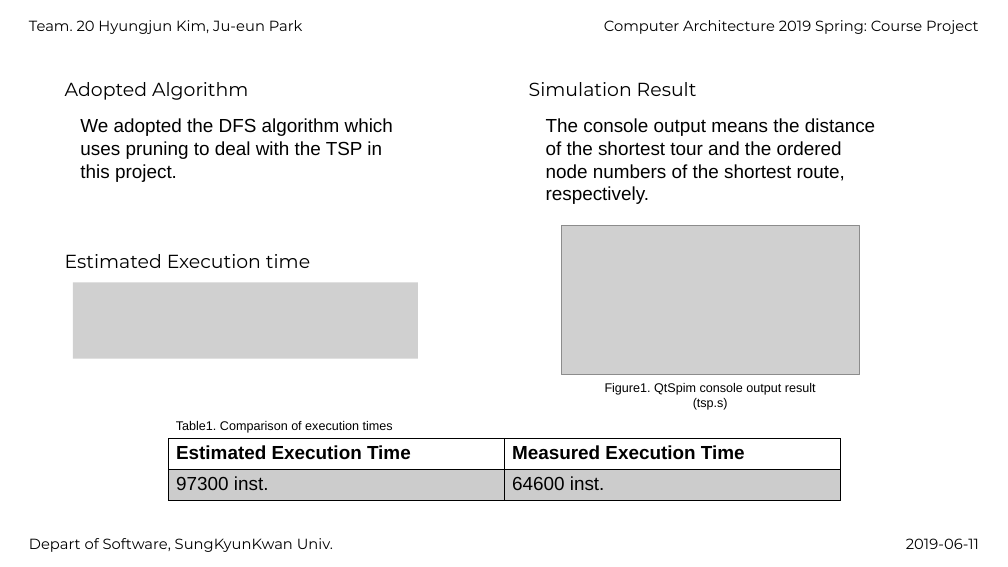
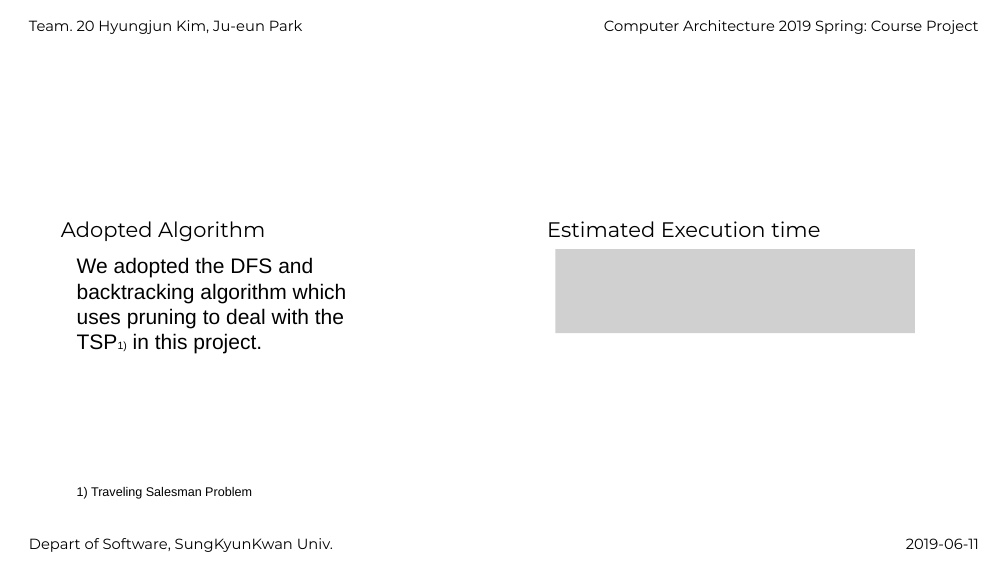
Before and after one commit to khj68/computer_architecture, a slide deck: slide 1 of team20_phase3_slide+proj_arch.pptx. Drawn at 1008x567 pixels with LibreOffice and Linux fonts; fonts in the diff are those of the drawing; grey boxes stand for pictures. Boxes give left, top, right and bottom in pixels: in the first picture for what was removed or moved away, otherwise in the second. Text is boxed around its words. In the diff, an @@ line names an element or a change of style, - is before the commit and + after.

Commit message:
update ppt

```diff
--- a/team20_phase3_slide+proj_arch.pptx
+++ b/team20_phase3_slide+proj_arch.pptx
@@ text removed at (529, 82, 697, 96) @@
-Simulation Result
@@ text removed at (546, 118, 875, 204) @@
-The console output means the distance of the shortest tour and the ordered node numbers of the shortest route, respectively.
@@ text "Adopted Algorithm": place and size @@
-text "Adopted Algorithm" at (65, 82, 248, 100)
+text "Adopted Algorithm" at (61, 221, 265, 241)
@@ text "Adopted Algorithm" at (61, 221, 265, 241): size 18 to 20 pt @@
@@ text "Estimated Execution time" at (547, 221, 820, 237): size 18 to 20 pt @@
@@ text "Estimated Execution time": place and size @@
-text "Estimated Execution time" at (65, 254, 310, 268)
+text "Estimated Execution time" at (547, 221, 820, 237)
@@ text at (77, 257, 347, 354): text changed; size 18 to 20 pt @@
-We adopted the DFS algorithm which uses pruning to deal with the TSP in this project.
+We adopted the DFS and backtracking algorithm which uses pruning to deal with the TSP1) in this project.
@@ picture: place and size @@
-picture at (562, 225, 860, 375)
+picture at (556, 250, 916, 333)
@@ picture removed at (73, 283, 418, 359) @@
@@ text removed at (605, 383, 816, 410) @@
-Figure1. QtSpim console output result (tsp.s)
@@ table removed at (169, 439, 840, 500), 2 rows, 2 columns @@
-Estimated Execution Time | Measured Execution Time
-97300 inst. | 64600 inst.
@@ text removed at (176, 421, 393, 433) @@
-Table1. Comparison of execution times
@@ text added at (77, 487, 252, 499), 12 pt, text #000000 @@
+1) Traveling Salesman Problem
```
Also in this commit, not shown: 1 slide added, 1 other file.
